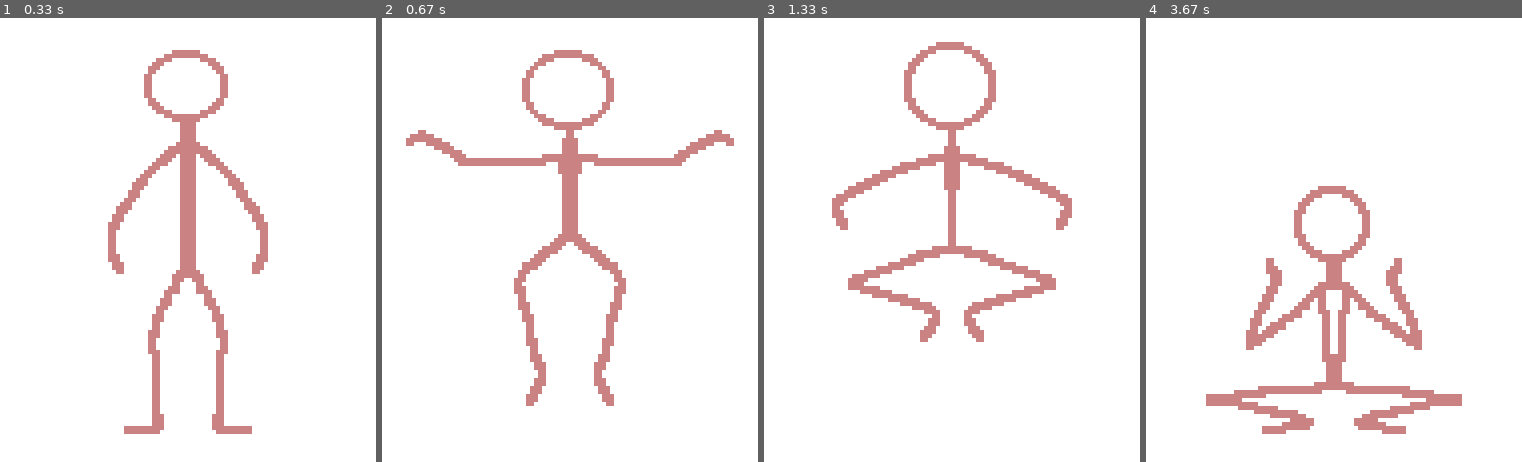
Above: before the commit, frames 1-4 (left to right).
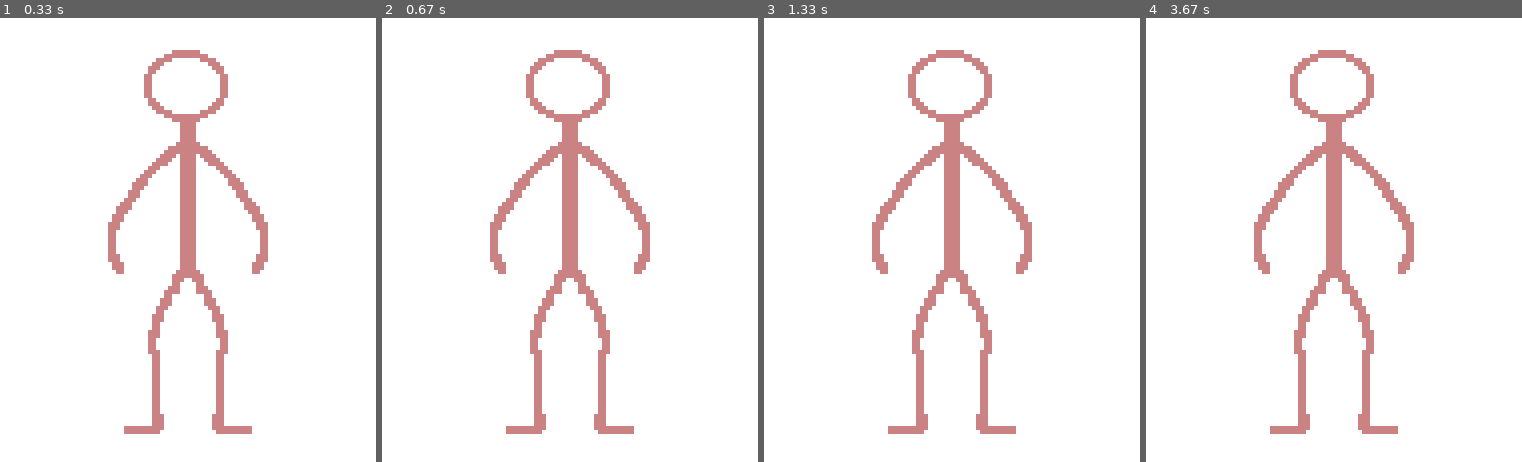
Above: after the commit, the same moments.

Repository: EgorAgafonov/Pygame_Practice
Game: pygame game, started from main.py
Same seed, same stepped clock (60 frames per second), same inputs: the game is played once before the commit and once after it.
Inputs:
- Up to frame 1 (0.33 s): no input
- Up to frame 2 (0.67 s): tap Enter at 0.33 s
- Up to frame 3 (1.33 s): no input
- Up to frame 4 (3.67 s): no input

Frame 1 is identical in both runs. In frame 2, 8.0% of the frame differs, in the area x 6-94%, y 8-94%; in frame 3, 9.5%; in frame 4, 11%, in the area x 15-85%, y 7-94%.

Commit message:
First creating commit

Diff:
--- a/main.py
+++ b/main.py
@@ -36,6 +36,7 @@
             self.current_sprite += 1
             if self.current_sprite >= len(self.sprites):
                 self.current_sprite = 0
+                self.is_animating = False
             self.image = self.sprites[self.current_sprite]
 
 
@@ -54,19 +55,22 @@
 player = Player(100, 100)
 moving_sprites.add(player)
 
-while True:
-    for event in pygame.event.get():
-        if event.type == pygame.QUIT:
-            pygame.quit()
-            sys.exit()
-        if event.type == pygame.KEYDOWN:
-            player.animate()
 
-    screen.fill((255, 255, 255))
-    moving_sprites.draw(screen)
-    moving_sprites.update()
-    pygame.display.flip()
-    clock.tick(60)
+def run_game():
+    while True:
+        for event in pygame.event.get():
+            if event.type == pygame.QUIT:
+                pygame.quit()
+                sys.exit()
+            if event.type == pygame.KEYDOWN:
+                player.animate()
 
-# if __name__ == '__main__':
-#     run_game()
+        screen.fill((255, 255, 255))
+        moving_sprites.draw(screen)
+        moving_sprites.update()
+        pygame.display.flip()
+        clock.tick(60)
+
+
+if __name__ == '__main__':
+    run_game()
